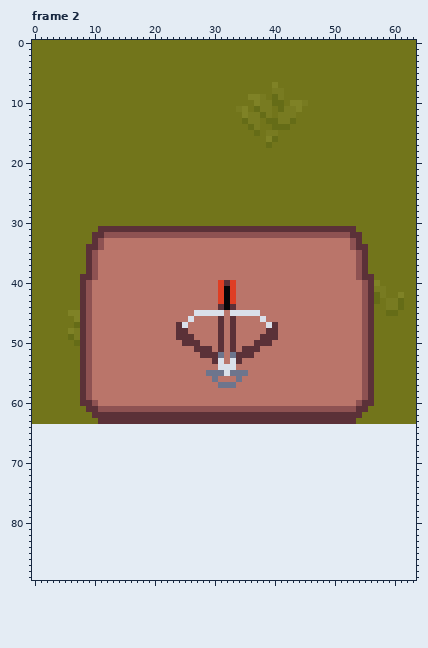
Two versions of one pixel-art file, Arts/aseprite/environmental.aseprite. The picture above was drawn from the file before the commit.
64x64 pixels, 4 frames. Shown: frame 2. The old version is drawn lined up with the new one, on the new canvas. The commit also changed other frames, which this record leaves out.
After:
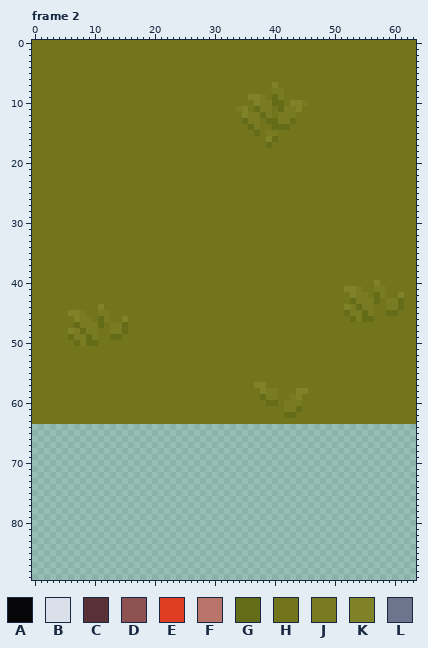
Palette (. is transparent): A #060608  B #dae0ea  C #5b3138  D #8e5252  E #df3e23  F #ba756a  G #656c17  H #72751b  J #787b21  K #7f8226  L #6d758d
The exact change:
canvas 64x64 -> 64x90
--- frame 2
@@ x 0..63 @@
 30 HHHHHHHHHHHHHHHHHHHHHHHHHHHHHHHHHHHHHHHHHHHHHHHHHHHHHHHHHHHHHHHH
-31 HHHHHHHHHHHCCCCCCCCCCCCCCCCCCCCCCCCCCCCCCCCCCCCCCCCCCCHHHHHHHHHH
-32 HHHHHHHHHHCCDDDDDDDDDDDDDDDDDDDDDDDDDDDDDDDDDDDDDDDDDCCHHHHHHHHH
-33 HHHHHHHHHHCDFFFFFFFFFFFFFFFFFFFFFFFFFFFFFFFFFFFFFFFFFDCHHHHHHHHH
-34 HHHHHHHHHCCDFFFFFFFFFFFFFFFFFFFFFFFFFFFFFFFFFFFFFFFFFDCCHHHHHHHH
-35 HHHHHHHHHCDFFFFFFFFFFFFFFFFFFFFFFFFFFFFFFFFFFFFFFFFFFFDCHHHHHHHH
-36 HHHHHHHHHCDFFFFFFFFFFFFFFFFFFFFFFFFFFFFFFFFFFFFFFFFFFFDCHHHHHHHH
-37 HHHHHHHHHCDFFFFFFFFFFFFFFFFFFFFFFFFFFFFFFFFFFFFFFFFFFFDCHHHHHHHH
-38 HHHHHHHHHCDFFFFFFFFFFFFFFFFFFFFFFFFFFFFFFFFFFFFFFFFFFFDCHHHHHHHH
-39 HHHHHHHHCCDFFFFFFFFFFFFFFFFFFFFFFFFFFFFFFFFFFFFFFFFFFFDCCHHHHHHH
-40 HHHHHHHHCDFFFFFFFFFFFFFFFFFFFFFECEFFFFFFFFFFFFFFFFFFFFFDCKHHHHHH
-41 HHHHHHHHCDFFFFFFFFFFFFFFFFFFFFFEAEFFFFFFFFFFFFFFFFFFFFFDCJJHHHHH
-42 HHHHHHHHCDFFFFFFFFFFFFFFFFFFFFFEAEFFFFFFFFFFFFFFFFFFFFFDCGJHHKHH
-43 HHHHHHHHCDFFFFFFFFFFFFFFFFFFFFFEAEFFFFFFFFFFFFFFFFFFFFFDCGHJJGHH
-44 HHHHHHHHCDFFFFFFFFFFFFFFFFFFFFFCACFFFFFFFFFFFFFFFFFFFFFDCHHJJGHH
-45 HHHHHHKKCDFFFFFFFFFFFFFFFFFBBBBBFBBBBBFFFFFFFFFFFFFFFFFDCHHGGHHH
-46 HHHHHHHKCDFFFFFFFFFFFFFFFFBFFFFCFCFFFFBFFFFFFFFFFFFFFFFDCHHHHHHH
-47 HHHHHHHGCDFFFFFFFFFFFFFFCBFFFFFCFCFFFFFBCFFFFFFFFFFFFFFDCHHHHHHH
-48 HHHHHHKJCDFFFFFFFFFFFFFFCCFFFFFCFCFFFFFCCFFFFFFFFFFFFFFDCHHHHHHH
-49 HHHHHHGJCDFFFFFFFFFFFFFFCCCFFFFCFCFFFFCCCFFFFFFFFFFFFFFDCHHHHHHH
-50 HHHHHHHGCDFFFFFFFFFFFFFFFCCCFFFCFCFFFCCCFFFFFFFFFFFFFFFDCHHHHHHH
-51 HHHHHHHHCDFFFFFFFFFFFFFFFFFCCCFCFCFCCCFFFFFFFFFFFFFFFFFDCHHHHHHH
-52 HHHHHHHHCDFFFFFFFFFFFFFFFFFFCCCLFLCCCFFFFFFFFFFFFFFFFFFDCHHHHHHH
-53 HHHHHHHHCDFFFFFFFFFFFFFFFFFFFFCBFBCFFFFFFFFFFFFFFFFFFFFDCHHHHHHH
-54 HHHHHHHHCDFFFFFFFFFFFFFFFFFFFFFBBBFFFFFFFFFFFFFFFFFFFFFDCHHHHHHH
-55 HHHHHHHHCDFFFFFFFFFFFFFFFFFFFLLLBLLLFFFFFFFFFFFFFFFFFFFDCHHHHHHH
-56 HHHHHHHHCDFFFFFFFFFFFFFFFFFFFFLFFFLFFFFFFFFFFFFFFFFFFFFDCHHHHHHH
-57 HHHHHHHHCDFFFFFFFFFFFFFFFFFFFFFLLLFFFFFFFFFFFFFFFFFFFFFDCHHHHHHH
-58 HHHHHHHHCDFFFFFFFFFFFFFFFFFFFFFFFFFFFFFFFFFFFFFFFFFFFFFDCHHHHHHH
-59 HHHHHHHHCDFFFFFFFFFFFFFFFFFFFFFFFFFFFFFFFFFFFFFFFFFFFFFDCHHHHHHH
-60 HHHHHHHHCCDFFFFFFFFFFFFFFFFFFFFFFFFFFFFFFFFFFFFFFFFFFFDCCHHHHHHH
-61 HHHHHHHHHCCDDDDDDDDDDDDDDDDDDDDDDDDDDDDDDDDDDDDDDDDDDDCCHHHHHHHH
-62 HHHHHHHHHHCCCCCCCCCCCCCCCCCCCCCCCCCCCCCCCCCCCCCCCCCCCCCHHHHHHHHH
-63 HHHHHHHHHHHCCCCCCCCCCCCCCCCCCCCCCCCCCCCCCCCCCCCCCCCCCCHHHHHHHHHH
+31 HHHHHHHHHHHHHHHHHHHHHHHHHHHHHHHHHHHHHHHHHHHHHHHHHHHHHHHHHHHHHHHH
+32 HHHHHHHHHHHHHHHHHHHHHHHHHHHHHHHHHHHHHHHHHHHHHHHHHHHHHHHHHHHHHHHH
+33 HHHHHHHHHHHHHHHHHHHHHHHHHHHHHHHHHHHHHHHHHHHHHHHHHHHHHHHHHHHHHHHH
+34 HHHHHHHHHHHHHHHHHHHHHHHHHHHHHHHHHHHHHHHHHHHHHHHHHHHHHHHHHHHHHHHH
+35 HHHHHHHHHHHHHHHHHHHHHHHHHHHHHHHHHHHHHHHHHHHHHHHHHHHHHHHHHHHHHHHH
+36 HHHHHHHHHHHHHHHHHHHHHHHHHHHHHHHHHHHHHHHHHHHHHHHHHHHHHHHHHHHHHHHH
+37 HHHHHHHHHHHHHHHHHHHHHHHHHHHHHHHHHHHHHHHHHHHHHHHHHHHHHHHHHHHHHHHH
+38 HHHHHHHHHHHHHHHHHHHHHHHHHHHHHHHHHHHHHHHHHHHHHHHHHHHHHHHHHHHHHHHH
+39 HHHHHHHHHHHHHHHHHHHHHHHHHHHHHHHHHHHHHHHHHHHHHHHHHHHHHHHHHHHHHHHH
+40 HHHHHHHHHHHHHHHHHHHHHHHHHHHHHHHHHHHHHHHHHHHHHHHHHHHHHHHHHKHHHHHH
+41 HHHHHHHHHHHHHHHHHHHHHHHHHHHHHHHHHHHHHHHHHHHHHHHHHHHHKKJHHJJHHHHH
+42 HHHHHHHHHHHHHHHHHHHHHHHHHHHHHHHHHHHHHHHHHHHHHHHHHHHHHKJJHGJHHKHH
+43 HHHHHHHHHHHHHHHHHHHHHHHHHHHHHHHHHHHHHHHHHHHHHHHHHHHHHGJJJGHJJGHH
+44 HHHHHHHHHHHKHHHHHHHHHHHHHHHHHHHHHHHHHHHHHHHHHHHHHHHHKJGJJHHJJGHH
+45 HHHHHHKKJHHJJHHHHHHHHHHHHHHHHHHHHHHHHHHHHHHHHHHHHHHHGJJGJHHGGHHH
+46 HHHHHHHKJJHGJHHKHHHHHHHHHHHHHHHHHHHHHHHHHHHHHHHHHHHHHGJGGHHHHHHH
+47 HHHHHHHGJJJGHJJGHHHHHHHHHHHHHHHHHHHHHHHHHHHHHHHHHHHHHHHHHHHHHHHH
+48 HHHHHHKJGJJHHJJGHHHHHHHHHHHHHHHHHHHHHHHHHHHHHHHHHHHHHHHHHHHHHHHH
+49 HHHHHHGJJGJHHGGHHHHHHHHHHHHHHHHHHHHHHHHHHHHHHHHHHHHHHHHHHHHHHHHH
+50 HHHHHHHGJGGHHHHHHHHHHHHHHHHHHHHHHHHHHHHHHHHHHHHHHHHHHHHHHHHHHHHH
+51 HHHHHHHHHHHHHHHHHHHHHHHHHHHHHHHHHHHHHHHHHHHHHHHHHHHHHHHHHHHHHHHH
+52 HHHHHHHHHHHHHHHHHHHHHHHHHHHHHHHHHHHHHHHHHHHHHHHHHHHHHHHHHHHHHHHH
+53 HHHHHHHHHHHHHHHHHHHHHHHHHHHHHHHHHHHHHHHHHHHHHHHHHHHHHHHHHHHHHHHH
+54 HHHHHHHHHHHHHHHHHHHHHHHHHHHHHHHHHHHHHHHHHHHHHHHHHHHHHHHHHHHHHHHH
+55 HHHHHHHHHHHHHHHHHHHHHHHHHHHHHHHHHHHHHHHHHHHHHHHHHHHHHHHHHHHHHHHH
+56 HHHHHHHHHHHHHHHHHHHHHHHHHHHHHHHHHHHHHHHHHHHHHHHHHHHHHHHHHHHHHHHH
+57 HHHHHHHHHHHHHHHHHHHHHHHHHHHHHHHHHHHHHKKHHHHHHHHHHHHHHHHHHHHHHHHH
+58 HHHHHHHHHHHHHHHHHHHHHHHHHHHHHHHHHHHHHHKJJHHHKKHHHHHHHHHHHHHHHHHH
+59 HHHHHHHHHHHHHHHHHHHHHHHHHHHHHHHHHHHHHHGJJHHJKHHHHHHHHHHHHHHHHHHH
+60 HHHHHHHHHHHHHHHHHHHHHHHHHHHHHHHHHHHHHHHGGHJJJHHHHHHHHHHHHHHHHHHH
+61 HHHHHHHHHHHHHHHHHHHHHHHHHHHHHHHHHHHHHHHHHHJJGHHHHHHHHHHHHHHHHHHH
+62 HHHHHHHHHHHHHHHHHHHHHHHHHHHHHHHHHHHHHHHHHHGGHHHHHHHHHHHHHHHHHHHH
+63 HHHHHHHHHHHHHHHHHHHHHHHHHHHHHHHHHHHHHHHHHHHHHHHHHHHHHHHHHHHHHHHH
 64 ................................................................
